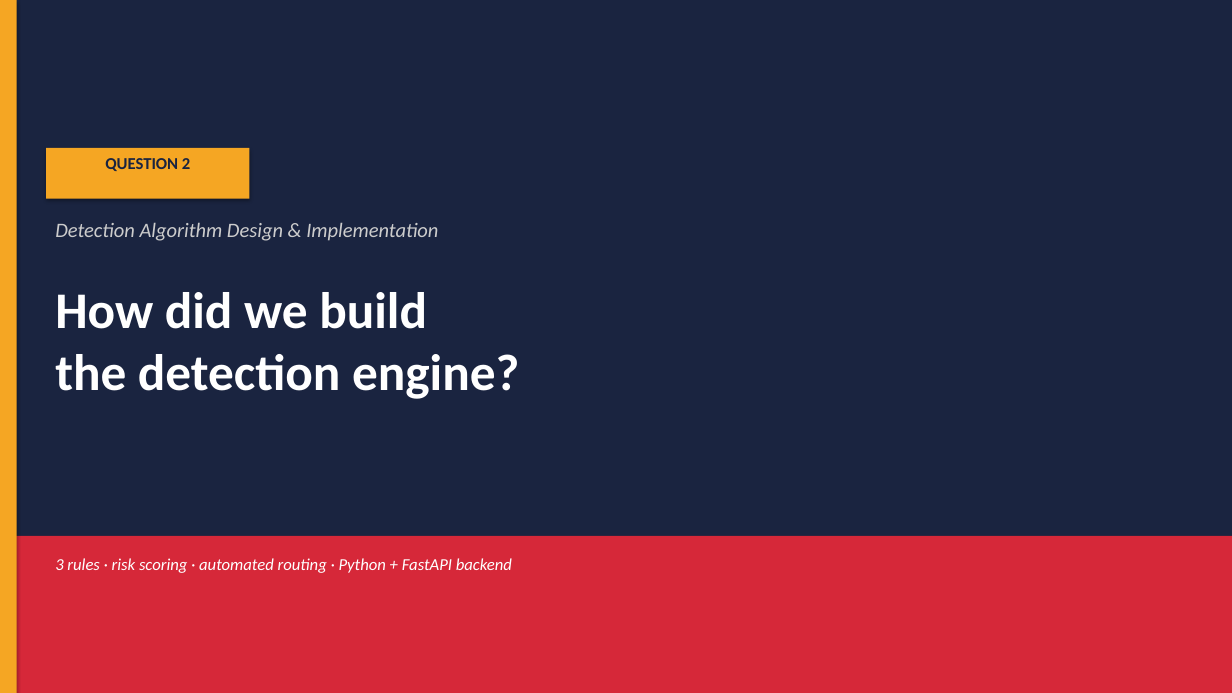
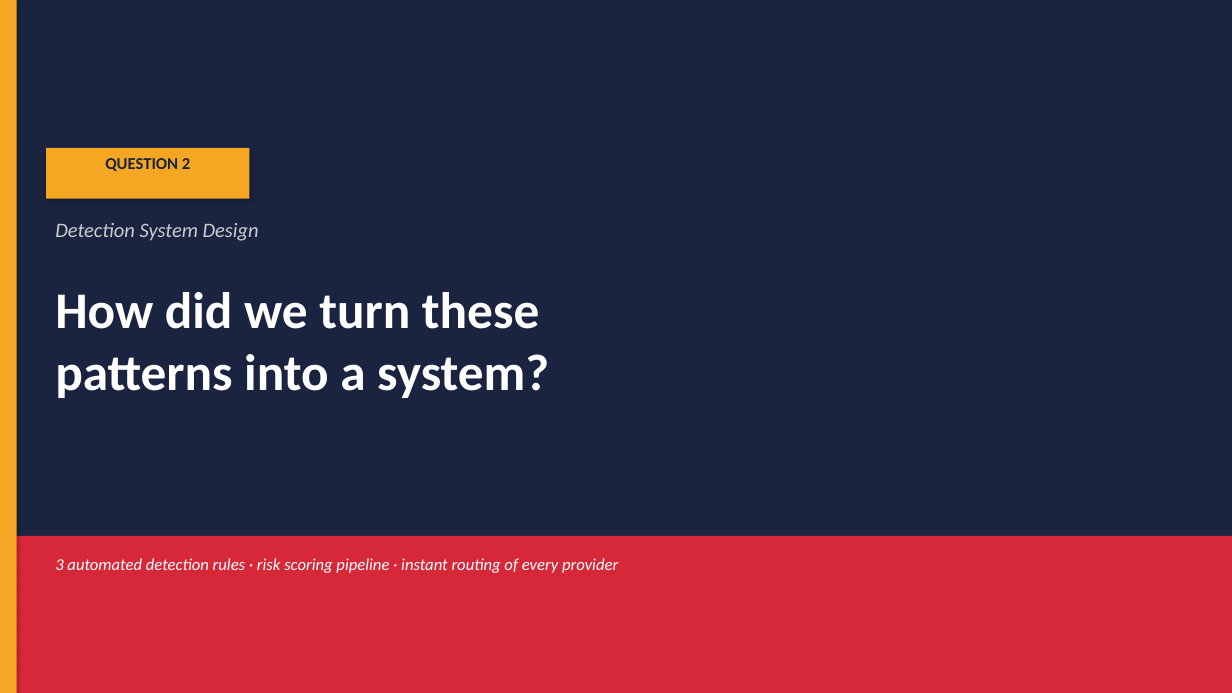
Before and after one commit to MaxwellM34/InsuranceFraudDetection, a slide deck: slide 8 of fraud_ops_presentation_updated.pptx. Drawn at 1232x693 pixels with LibreOffice and Linux fonts; fonts in the diff are those of the drawing. Boxes give left, top, right and bottom in pixels: in the first picture for what was removed or moved away, otherwise in the second. Text is boxed around its words. In the diff, an @@ line names an element or a change of style, - is before the commit and + after.

Commit message:
presentation updates

```diff
--- a/fraud_ops_presentation_updated.pptx
+++ b/fraud_ops_presentation_updated.pptx
@@ text at <box>55,223,259,241</box>: text changed @@
-Detection Algorithm Design & Implementation
+Detection System Design
@@ text at <box>55,292,549,398</box>: text changed @@
-How did we build
-the detection engine?
+How did we turn these
+patterns into a system?
@@ text at <box>55,558,618,573</box>: text changed @@
-3 rules · risk scoring · automated routing · Python + FastAPI backend
+3 automated detection rules · risk scoring pipeline · instant routing of every provider
```
Also in this commit, not shown: 6 other slides changed, 5 slides added, 5 slides removed.
